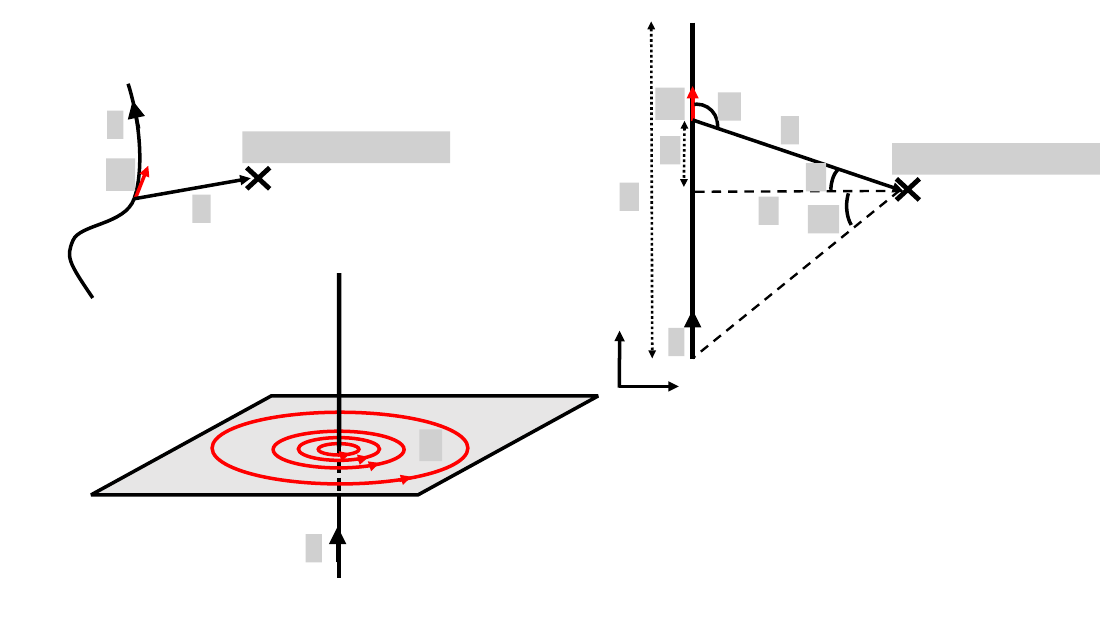
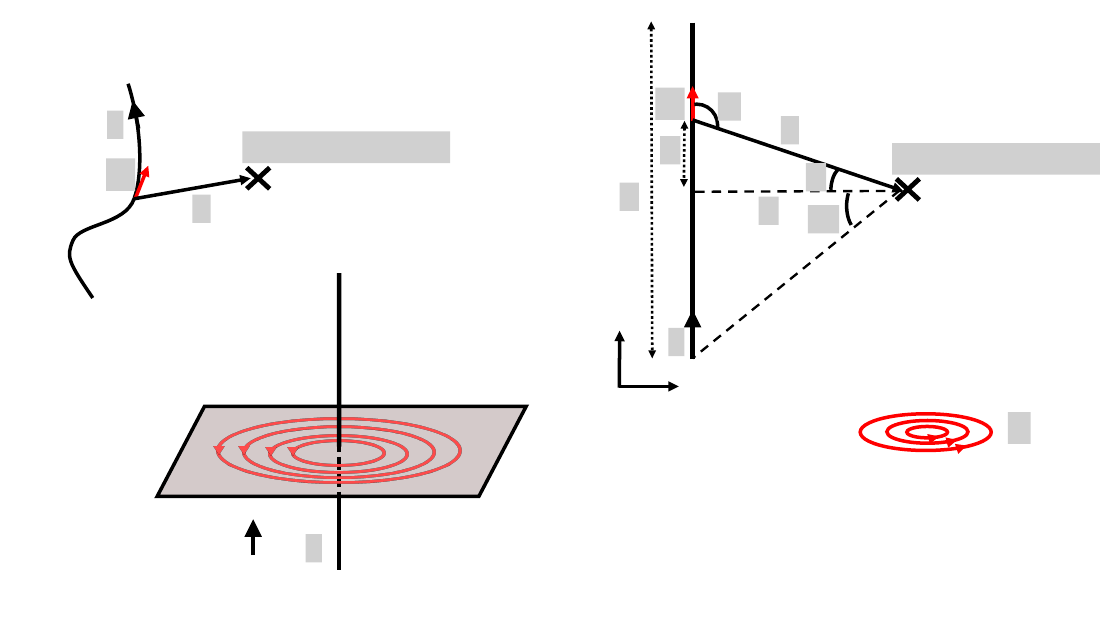
Before and after one commit to OSTP/PhysicsArtofModelling, a slide deck: slide 2 of tex/figures/MagneticSource/Figures.pptx. Drawn at 1120x630 pixels with LibreOffice and Linux fonts; fonts in the diff are those of the drawing; grey boxes stand for pictures; background and template pictures are left out. Boxes give left, top, right and bottom in pixels: in the first picture for what was removed or moved away, otherwise in the second. Text is boxed around its words. In the diff, an @@ line names an element or a change of style, - is before the commit and + after.

```diff
--- a/tex/figures/MagneticSource/Figures.pptx
+++ b/tex/figures/MagneticSource/Figures.pptx
@@ parallelogram: place and size @@
-parallelogram at (91, 396, 598, 495)
+parallelogram at (157, 407, 526, 497)
@@ parallelogram at (157, 407, 526, 497): fill #E7E6E6 to #D4CACA; proportions changed @@
@@ ellipse: place and size @@
-ellipse at (212, 413, 468, 484)
+ellipse at (218, 413, 460, 490)
@@ line moved from (339, 425) - (339, 538) to (339, 404) - (339, 517) @@
@@ ellipse: place and size @@
-ellipse at (273, 431, 404, 468)
+ellipse at (860, 414, 991, 451)
@@ picture added at (1008, 413, 1031, 444) @@
@@ triangle added at (216, 448, 221, 452), outline #FF0000 3 pt @@
@@ triangle added at (242, 448, 247, 452), outline #FF0000 3 pt @@
@@ ellipse added at (244, 422, 434, 483), outline #FF0000 3 pt @@
@@ triangle added at (269, 449, 274, 453), outline #FF0000 3 pt @@
@@ ellipse added at (271, 432, 408, 476), outline #FF0000 3 pt @@
@@ triangle added at (291, 449, 296, 453), outline #FF0000 3 pt @@
@@ ellipse added at (293, 439, 384, 468), outline #FF0000 3 pt @@
@@ picture removed at (419, 429, 442, 461) @@
@@ 2 ellipses, 2 arrows: place and size @@
-2 ellipses, 2 arrows at (298, 438, 380, 460)
+2 ellipses, 2 arrows at (887, 421, 969, 444)
@@ arrow moved from (371, 466) - (380, 463) to (958, 449) - (967, 445) @@
@@ arrow removed from (399, 481) to (412, 477) @@
@@ line moved from (339, 497) - (339, 578) to (339, 490) - (339, 571) @@
@@ arrow moved from (338, 563) - (338, 527) to (253, 555) - (253, 519) @@
```
Also in this commit, not shown: 4 slides added, 2 other files.
